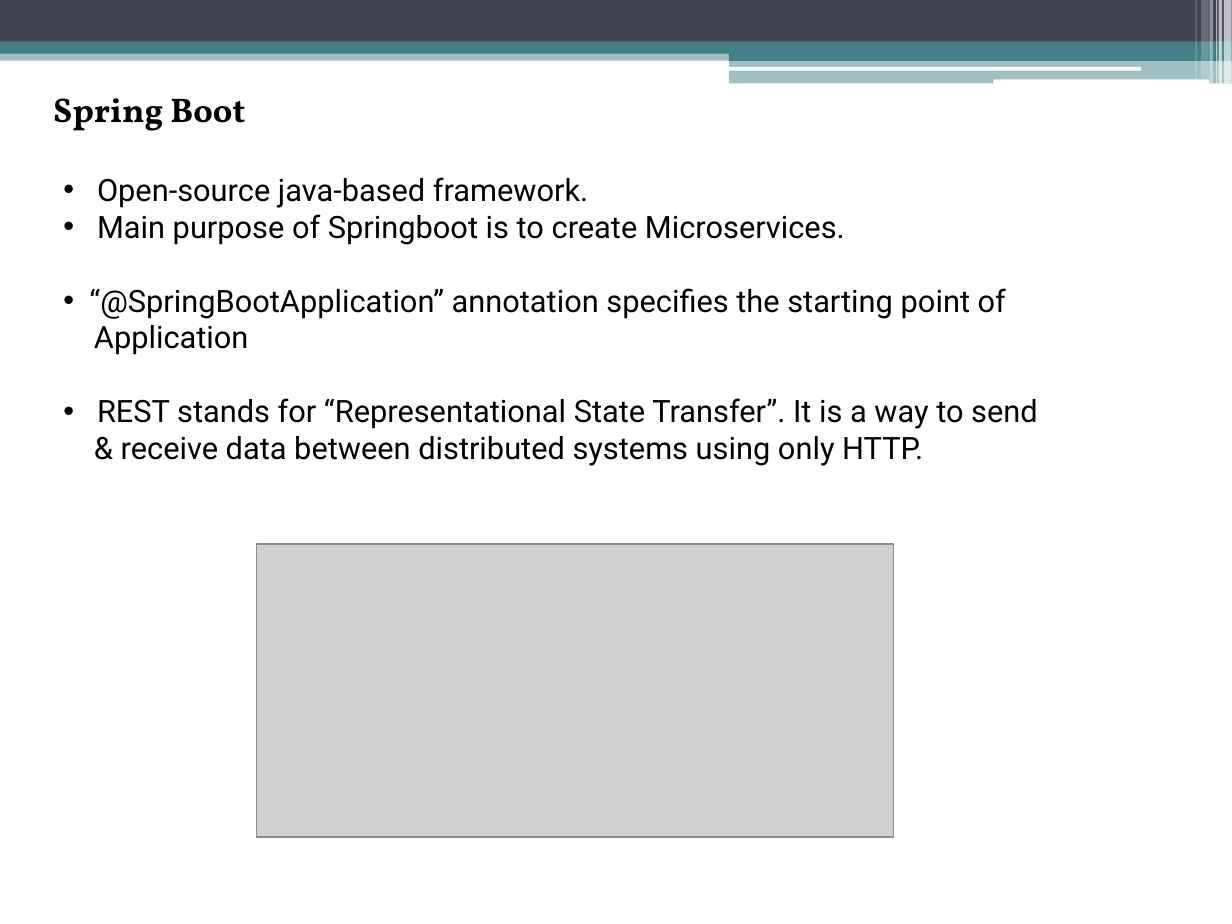
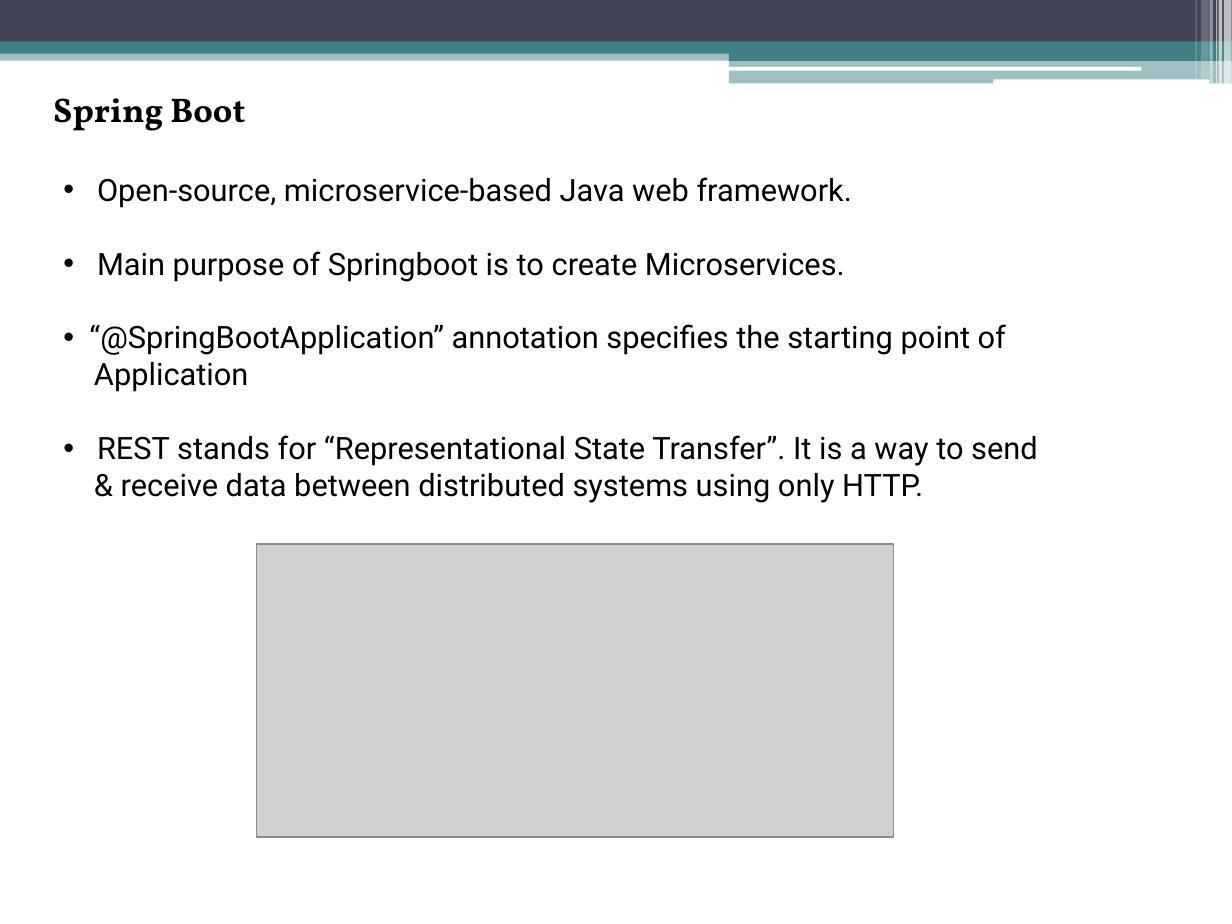
Before and after one commit to HeeramaniMadhwani/Case-Study-Book-Application, a slide deck: slide 2 of BetterReads-BookApp-PPT.pptx. Drawn at 1232x924 pixels with LibreOffice and Linux fonts; fonts in the diff are those of the drawing; grey boxes stand for pictures. Boxes give left, top, right and bottom in pixels: in the first picture for what was removed or moved away, otherwise in the second. Text is boxed around its words. In the diff, an @@ line names an element or a change of style, - is before the commit and + after.

```diff
--- a/BetterReads-BookApp-PPT.pptx
+++ b/BetterReads-BookApp-PPT.pptx
@@ text at <box>97,177,852,208</box>: text changed @@
-• Open-source java-based framework.
+• Open-source, microservice-based Java web framework.
```
Also in this commit, not shown: 1 other slide changed, 4 slides added.
